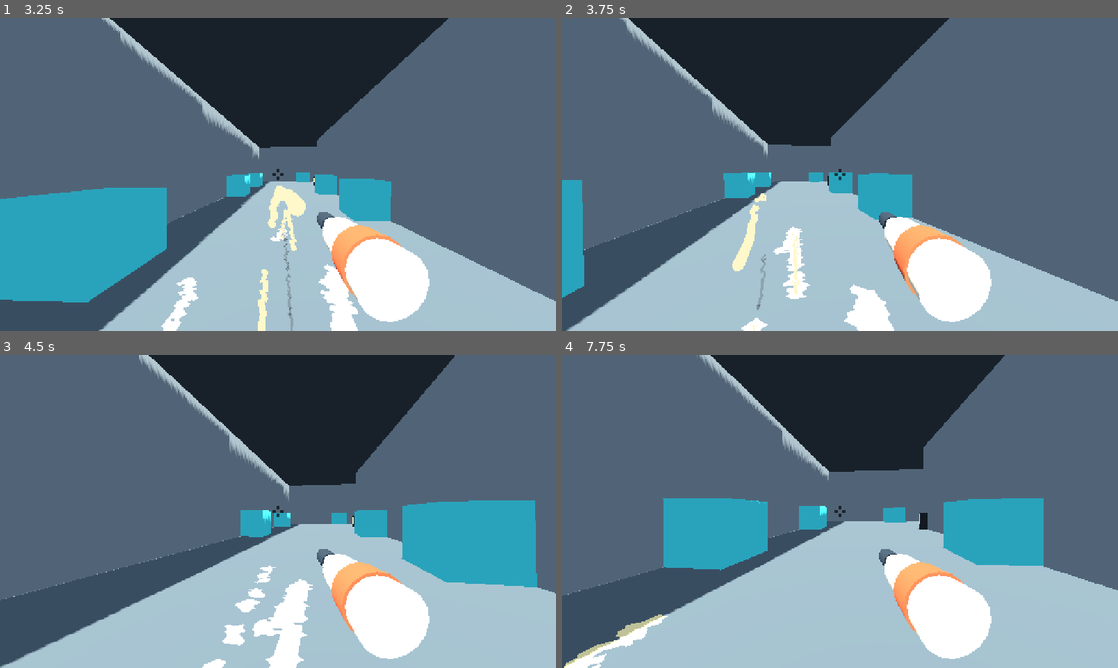
Above: before the commit, frames 1-4 (two rows, left to right).
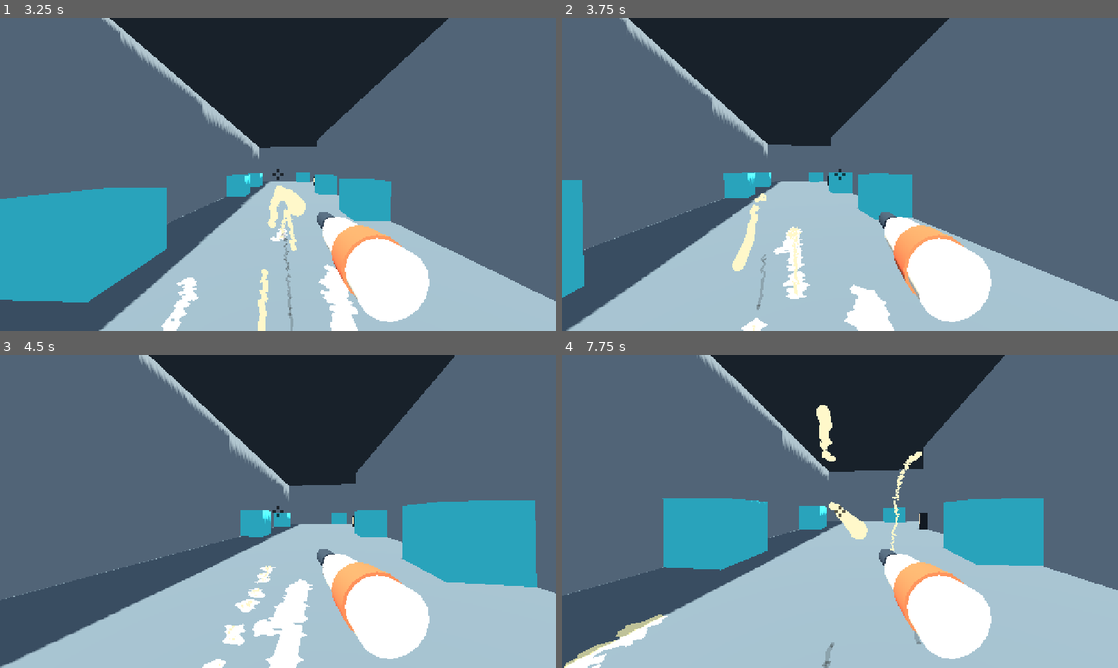
Above: after the commit, the same moments.

Repository: k3vin7/SauceIT-
Game: Godot game, scene res://main.tscn
Same seed, same stepped clock (60 frames per second), same inputs: the game is played once before the commit and once after it.
Inputs (mouse positions are in pixels of both pictures, inside the frame that each line leads up to):
- Up to frame 1 (3.25 s): tap Enter at 0.5 s; move the mouse to (305, 174) at 0.52 s; press the mouse at (305, 174) at 0.53 s; hold W (move_forward) from 0.53 s (still down); tap Space (jump) at 0.77, 1.52, 3.02 s; tap Shift (run) at 0.8, 1.35, 2.3, 2.85 s; move the mouse to (250, 174) at 1.27 s; release the mouse at (250, 174) at 1.28 s; click (250, 174) at 1.55 s; move the mouse to (289, 168) at 2.02 s; press the mouse at (289, 168) at 2.03 s; move the mouse to (272, 180) at 2.77 s; release the mouse at (272, 180) at 2.78 s; click (272, 180) at 3.05 s
- Up to frame 2 (3.75 s): keep holding W (move_forward); move the mouse to (878, 177) at 3.52 s; hold R (wipe_screen) from 3.53 s (still down)
- Up to frame 3 (4.5 s): keep holding W (move_forward); tap Space (jump) at 3.77 s; tap Shift (run) at 3.8 s; move the mouse to (233, 508) at 4.27 s; release R (wipe_screen) at 4.28 s; tap Tab at 4.35 s
- Up to frame 4 (7.75 s): tap Space (jump) at 4.52, 6.02, 6.77, 7.52 s; click (795, 508) at 4.55 s; move the mouse to (845, 511) at 5.02 s; hold Shift (run) 5.03-5.78 s; tap 1 at 5.1 s; move the mouse to (817, 505) at 5.77 s; release W (move_forward) at 5.78 s; hold D (move_right) 5.78-6.53 s; tap 2 at 5.85 s; click (817, 505) at 6.05 s; move the mouse to (867, 511) at 6.52 s; press the mouse at (867, 511) at 6.53 s; hold W (move_forward) from 6.53 s (still down); tap Shift (run) at 6.8, 7.35 s; move the mouse to (812, 511) at 7.27 s; release the mouse at (812, 511) at 7.28 s; click (812, 511) at 7.55 s

Frame 1 is identical in both runs. In frame 2, less than 0.1% of the frame differs, in the area x 40-43%, y 66-71%; in frame 3, less than 0.1%; in frame 4, 1.0%, in the area x 45-65%, y 16-100%.

Commit message:
Let the strand's bounds follow the strand

Diff:
--- a/scripts/mayo_prototype.gd
+++ b/scripts/mayo_prototype.gd
@@ -302,6 +302,7 @@
 var _aim_pitch: float:
 	get: return _local.aim_pitch
 var _droplet_multimesh: MultiMesh
+var _droplet_pool: MultiMeshInstance3D
 var _droplets: Array[MayoDroplet] = []
 var _active_droplet_indices := PackedInt32Array()
 var _droplet_buffer := PackedFloat32Array()
@@ -1934,7 +1935,12 @@
 	instance.name = "LandingDropletPool"
 	instance.add_to_group("mayo_droplets")
 	instance.multimesh = _droplet_multimesh
-	instance.custom_aabb = AABB(Vector3(-12.0, -1.0, -12.0), Vector3(24.0, 5.0, 24.0))
+	# Like the strand ribbons, the pool's bounds are set by hand -- a MultiMesh
+	# whose buffer is written directly does not work them out -- and, like them,
+	# they used to be a fixed box around the origin from when the world was one
+	# 48 m floor. Now they follow the droplets that are actually alive.
+	_droplet_pool = instance
+	_update_droplet_bounds()
 	add_child(instance)
 
 	_droplets.resize(POOL_SIZE)
@@ -1985,7 +1991,28 @@
 			_droplet_buffer_dirty = true
 	if _droplet_buffer_dirty:
 		_droplet_multimesh.buffer = _droplet_buffer
+		_update_droplet_bounds()
 		_droplet_buffer_dirty = false
+
+
+## Bounds over the live droplets only. Droplets land in bursts a few metres
+## across and last a third of a second, so this box is small and moves with the
+## fight rather than covering the map -- which is the point of having one.
+func _update_droplet_bounds() -> void:
+	if _droplet_pool == null:
+		return
+	if _active_droplet_indices.is_empty():
+		# An empty box draws nothing, which is what an empty pool should do.
+		_droplet_pool.custom_aabb = AABB()
+		return
+	var low := Vector3.INF
+	var high := -Vector3.INF
+	for i in _active_droplet_indices:
+		var droplet: MayoDroplet = _droplets[i]
+		var extent := Vector3.ONE * droplet.radius
+		low = low.min(droplet.position - extent)
+		high = high.max(droplet.position + extent)
+	_droplet_pool.custom_aabb = AABB(low, high - low)
 
 
 func _write_droplet_buffer(index: int, position: Vector3, uniform_scale: float) -> void:
--- a/scripts/stream_visual.gd
+++ b/scripts/stream_visual.gd
@@ -12,6 +12,8 @@
 var _max_vertices := 0
 var _used_vertices := 0
 var _previous_used_vertices := 0
+var _bounds_low := Vector3.ZERO
+var _bounds_high := Vector3.ZERO
 ## Below this distance the point-to-camera vector swings violently between
 ## frames and twists the ribbon, so the fixed view axis is used instead.
 var min_view_distance := 0.5
@@ -39,8 +41,14 @@
 	)
 	_dynamic_mesh.surface_set_material(0, ribbon_material)
 	mesh = _dynamic_mesh
-	# Dynamic vertex updates do not recalculate the resource AABB.
-	custom_aabb = AABB(Vector3(-24.0, -4.0, -24.0), Vector3(48.0, 20.0, 48.0))
+	# Dynamic vertex updates do not recalculate the resource AABB, so it is set
+	# by hand in `update_ribbon` from the vertices actually written. It used to
+	# be a fixed 48 m box around the origin, which was the whole world when the
+	# world was one 48 m floor -- on a street that runs 186 m the box is nowhere
+	# near the strand, and the renderer culls a stream that is right in front of
+	# the player. Nothing else notices: the points still fly, still collide and
+	# still paint, so the stains keep landing while the strand blinks out as the
+	# view turns and the stale box leaves the frustum.
 	visible = false
 
 
@@ -53,6 +61,8 @@
 		y_offset: float = 0.0
 	) -> void:
 	_used_vertices = 0
+	_bounds_low = Vector3.INF
+	_bounds_high = -Vector3.INF
 	for raw_segment in segments:
 		var segment: Array = raw_segment
 		if segment.is_empty():
@@ -72,6 +82,12 @@
 	var vertex_bytes := _vertex_cache.slice(0, upload_vertices).to_byte_array()
 	_dynamic_mesh.surface_update_vertex_region(0, 0, vertex_bytes)
 	_previous_used_vertices = _used_vertices
+	# Vertices are written in world space and this node carries no transform of
+	# its own, so its local space is the world's and the bounds go straight in.
+	# Padded by half a strand width because the collapsed tail vertices sit on
+	# the first vertex, which is already inside.
+	var pad := Vector3.ONE * base_width * 0.5
+	custom_aabb = AABB(_bounds_low - pad, (_bounds_high - _bounds_low) + pad * 2.0)
 	visible = true
 
 
@@ -155,3 +171,5 @@
 	_vertex_cache[_used_vertices + 1] = b
 	_vertex_cache[_used_vertices + 2] = c
 	_used_vertices += 3
+	_bounds_low = _bounds_low.min(a).min(b).min(c)
+	_bounds_high = _bounds_high.max(a).max(b).max(c)
--- /dev/null
+++ b/tests/probe_visible.gd
@@ -0,0 +1,130 @@
+extends SceneTree
+
+# The strand is a dynamic mesh whose vertices are written straight into the GPU
+# vertex buffer, which does not recalculate the resource AABB -- so the AABB is
+# set by hand, and if it does not cover the vertices the renderer culls a strand
+# that is right in front of the player. Nothing else notices: the points still
+# fly, still collide and still paint, so the stains keep appearing while the
+# stream blinks out as the view turns and the stale box leaves the frustum.
+#
+# The bounds are checked against the very segments the renderer was handed, at
+# both ends of the map -- the start plaza, and the arena, which is the far
+# corner about 160 m from the origin the old fixed box was centred on.
+
+var failures: Array[String] = []
+
+const AIR := 0
+const LANDING := 1
+
+
+func _initialize() -> void:
+	call_deferred("_run")
+
+
+func _check(condition: bool, message: String) -> void:
+	if not condition:
+		failures.push_back(message)
+
+
+func _run() -> void:
+	var scene = load("res://main.tscn").instantiate()
+	root.add_child(scene)
+	await process_frame
+	await physics_frame
+	scene.set_process_unhandled_input(false)
+
+	for place in [["start plaza", scene.spawn_position_for(0)],
+			["arena", StreetMap.arena_centre() + Vector3(0.0, scene.spawn_position_for(0).y, 0.0)]]:
+		var label: String = place[0]
+		var stand: Vector3 = place[1]
+		scene._points.clear()
+		scene._player.global_position = stand
+		scene.debug_set_aim(0.0, -8.0)
+		await physics_frame
+
+		Input.action_press("fire_mayo")
+		for _f in 40:
+			await physics_frame
+		Input.action_release("fire_mayo")
+		await process_frame
+
+		_check(scene._points.size() > 0, "%s: nothing was fired, so this case tests nothing" % label)
+
+		# The same segments `_update_visuals` hands each ribbon, so this checks
+		# the bounds against what was drawn rather than against a guess at it.
+		var camera: Vector3 = scene._camera.global_position
+		var drawn := {
+			"_air_visual": scene._segments_for_phase(AIR, camera),
+			"_landing_visual": scene._segments_for_phase(LANDING, camera),
+			"_shadow_visual": scene._shadow_segments(camera),
+		}
+		for visual_name in drawn:
+			var visual: StreamVisual = scene.get(visual_name)
+			var vertices := 0
+			for segment in drawn[visual_name]:
+				vertices += segment.size()
+			_check(visual.visible == (vertices > 0),
+				"%s: %s is %s with %d points to draw" % [
+					label, visual_name, "hidden" if vertices > 0 else "shown", vertices])
+			if not visual.visible:
+				continue
+
+			# `custom_aabb` is what the renderer culls against once a mesh is fed
+			# through its vertex buffer, so it is what has to be right.
+			var world: AABB = visual.global_transform * visual.custom_aabb
+			var outside := 0
+			var worst := 0.0
+			for segment in drawn[visual_name]:
+				for point in segment:
+					if not world.has_point(point.position):
+						outside += 1
+						worst = maxf(worst, _distance_outside(world, point.position))
+			print("%-12s %-16s %4d pts, bounds at %.0v size %.0v, %d outside (worst %.2f m)" % [
+				label, visual_name, vertices, world.position, world.size, outside, worst])
+			_check(outside == 0,
+				"%s: %s drew %d of %d points outside its bounds, by up to %.1f m -- the renderer culls that" % [
+					label, visual_name, outside, vertices, worst])
+			# A box that covers the map would pass the test above and defeat the
+			# point of having one, so it also has to be about the strand's size.
+			_check(world.size.length() < 64.0,
+				"%s: %s claims a %.0f m box, far more than a strand spans" % [
+					label, visual_name, world.size.length()])
+
+		# The droplet pool is written the same way and had the same fixed box.
+		# Spawned directly rather than waited for: whether a burst happens to be
+		# landing on the frame the probe looks is not what is under test here,
+		# and the pool empties a third of a second after it fills.
+		var pool := scene.get_node("LandingDropletPool") as MultiMeshInstance3D
+		scene._spawn_landing_droplets(stand + Vector3(0.0, 0.0, -3.0))
+		scene._simulate_droplets(0.0)
+		var pool_box: AABB = pool.global_transform * pool.custom_aabb
+		var live := 0
+		var stray := 0
+		for i in scene._active_droplet_indices:
+			var droplet = scene._droplets[i]
+			live += 1
+			if not pool_box.has_point(droplet.position):
+				stray += 1
+		print("%-12s droplets         %4d live, bounds at %.0v size %.1v, %d outside" % [
+			label, live, pool_box.position, pool_box.size, stray])
+		_check(live > 0, "%s: the landing droplets never spawned, so this case tests nothing" % label)
+		_check(stray == 0, "%s: %d live droplets sit outside the pool's bounds" % [label, stray])
+		_check(pool_box.size.length() < 8.0,
+			"%s: the droplet pool claims a %.0f m box for one burst of droplets" % [
+				label, pool_box.size.length()])
+
+	if failures.is_empty():
+		print("MAYO_VISIBLE_OK")
+		quit(0)
+		return
+	for failure in failures:
+		push_error(failure)
+	quit(1)
+
+
+func _distance_outside(box: AABB, point: Vector3) -> float:
+	var clamped := Vector3(
+		clampf(point.x, box.position.x, box.end.x),
+		clampf(point.y, box.position.y, box.end.y),
+		clampf(point.z, box.position.z, box.end.z))
+	return point.distance_to(clamped)
Not shown, added: tests/probe_map.gd.uid
Not shown, changed: README.md
